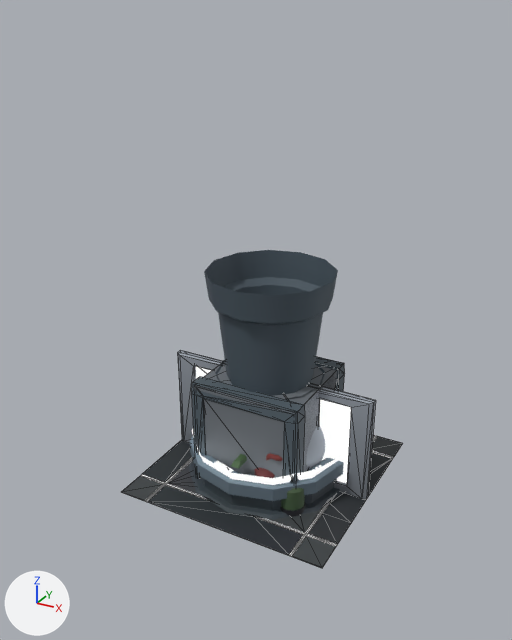
The glTF model public/models/facility/facility-kit.glb as it was, and as the next commit left it.
One viewpoint serves both versions: a 50 mm lens placed at (10.56, -20.28, 16.18), pointed at (-0.21, -0.69, 6.38). Arrows for +X, +Y and +Z are at lower left; the lights stay in place. The older version comes first. Mesh edges are drawn as thin lines on the coarser meshes. Where no turn or scale is listed for an object, it has been applied to the vertices.

In view in the first picture: 'Command Console', 'Command Wall', 'Corridor Boundary 4x4', 'Deck Height Metal', 'Floor Command Large', 'Generator', 'Orrery Tall' and 2 more.
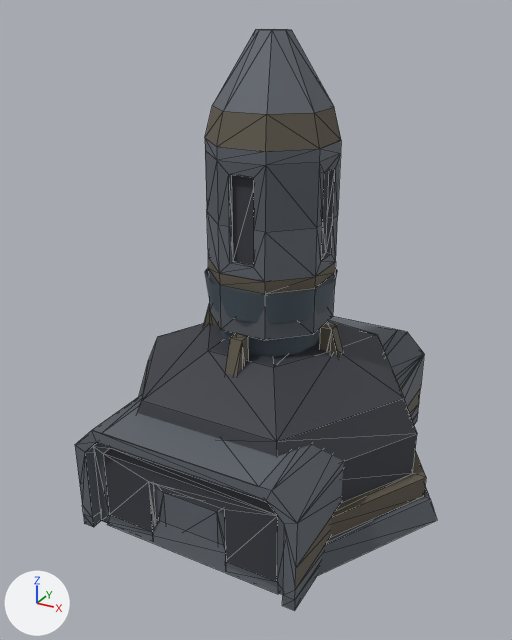
Location of each change, [x1, y1, x2, y2] in pixels of the pictures (512 x 640 px):
'hangar_roundGlass', added: after [108, 320, 437, 594]
'hangar_largeA', added: after [75, 317, 424, 611]
'rocket_sidesA', added: after [205, 138, 341, 282]
'gate.001', added: after [93, 443, 284, 594]
'rocket_topA', added: after [205, 29, 341, 152]
'rocket_fuelA', added: after [208, 258, 336, 340]
'rocket_baseA', added: after [203, 306, 343, 376]
'Orrery Tall', unchanged, covered by the edit: before [204, 250, 338, 396]; after [204, 267, 338, 357]
'Floor Command Large', unchanged, covered by the edit: before [122, 435, 402, 568]
'Command Wall', unchanged, covered by the edit: before [178, 350, 376, 499]
'Deck Height Metal', unchanged, covered by the edit: before [194, 363, 337, 478]

What changed in the scene script:
```text
Add me_mesh_hangar_roundglass:
    me_mesh_hangar_roundglass.from_pydata(...)  # 49 vertices, 98 faces; spans x -6.54..6.54, y -5.67..5.67, z 0.0..5.6
    me_mesh_hangar_roundglass.materials.append(mat_palette)
Add me_mesh_gate:
    me_mesh_gate.from_pydata(...)  # 48 vertices, 98 faces; spans x -0.9..0.9, y -0.05..0.05, z 0.0..0.9
    me_mesh_gate.materials.append(mat_palette)
Add me_mesh_hangar_largea:
    me_mesh_hangar_largea.from_pydata(...)  # 104 vertices, 216 faces; spans x -1.0..1.0, y -1.5..1.5, z 0.0..1.0
    me_mesh_hangar_largea.materials.append(mat_palette)
Add me_mesh_rocket_topa:
    me_mesh_rocket_topa.from_pydata(...)  # 24 vertices, 50 faces; spans x -2.0..2.0, y -2.0..2.0, z 0.0..3.2
    me_mesh_rocket_topa.materials.append(mat_palette)
Add me_mesh_rocket_sidesa:
    me_mesh_rocket_sidesa.from_pydata(...)  # 101 vertices, 191 faces; spans x -2.0..2.0, y -2.0..2.0, z 0.0..4.0
    me_mesh_rocket_sidesa.materials.append(mat_palette)
Add me_mesh_rocket_fuela:
    me_mesh_rocket_fuela.from_pydata(...)  # 40 vertices, 80 faces; spans x -2.0..2.0, y -2.0..2.0, z 0.0..2.0
    me_mesh_rocket_fuela.materials.append(mat_palette)
Add me_mesh_rocket_basea:
    me_mesh_rocket_basea.from_pydata(...)  # 152 vertices, 287 faces; spans x -3.6..3.6, y -3.6..3.6, z 0.0..6.4
    me_mesh_rocket_basea.materials.append(mat_palette)
Add ob_hangar_roundglass:
    ob_hangar_roundglass = bpy.data.objects.new('hangar_roundGlass', me_mesh_hangar_roundglass)
    ob_hangar_roundglass.location = (0.0, 0.0, 0.0)
Add ob_gate_001:
    ob_gate_001 = bpy.data.objects.new('gate.001', me_mesh_gate)
    ob_gate_001.parent = ob_hangar_largea
    ob_gate_001.location = (0.0, -1.35, 0.0)
    ob_gate_001.rotation_euler = (0.0, 0.0, 3.142)  # degrees (0, 0, 180)
Add ob_hangar_largea:
    ob_hangar_largea = bpy.data.objects.new('hangar_largeA', me_mesh_hangar_largea)
    ob_hangar_largea.parent = ob_shangar_scale
    ob_hangar_largea.location = (2.0, -1.5, 0.0)
Add ob_shangar_scale:
    ob_shangar_scale = bpy.data.objects.new('sHangar-scale', None)
    ob_shangar_scale.parent = ob_shangar
    ob_shangar_scale.location = (-8.0, 6.0, 0.0)
    ob_shangar_scale.scale = (4.0, 4.0, 4.0)
Add ob_shangar:
    ob_shangar = bpy.data.objects.new('sHangar', None)
    ob_shangar.location = (0.0, 0.0, 0.0)
Add ob_rocket_topa:
    ob_rocket_topa = bpy.data.objects.new('rocket_topA', me_mesh_rocket_topa)
    ob_rocket_topa.location = (0.0, 0.0, 12.4)
Add ob_rocket_sidesa:
    ob_rocket_sidesa = bpy.data.objects.new('rocket_sidesA', me_mesh_rocket_sidesa)
    ob_rocket_sidesa.location = (0.0, 0.0, 8.4)
Add ob_rocket_fuela:
    ob_rocket_fuela = bpy.data.objects.new('rocket_fuelA', me_mesh_rocket_fuela)
    ob_rocket_fuela.location = (0.0, 0.0, 6.4)
Add ob_rocket_basea:
    ob_rocket_basea = bpy.data.objects.new('rocket_baseA', me_mesh_rocket_basea)
    ob_rocket_basea.location = (0.0, 0.0, 0.0)
```
